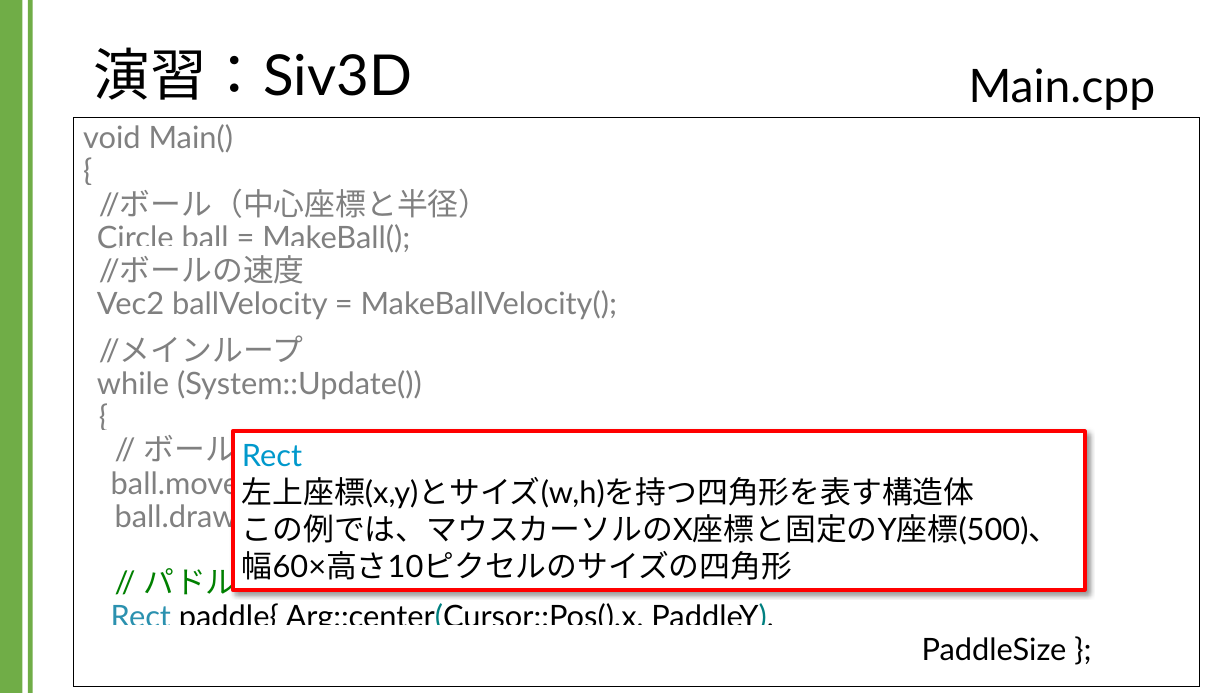
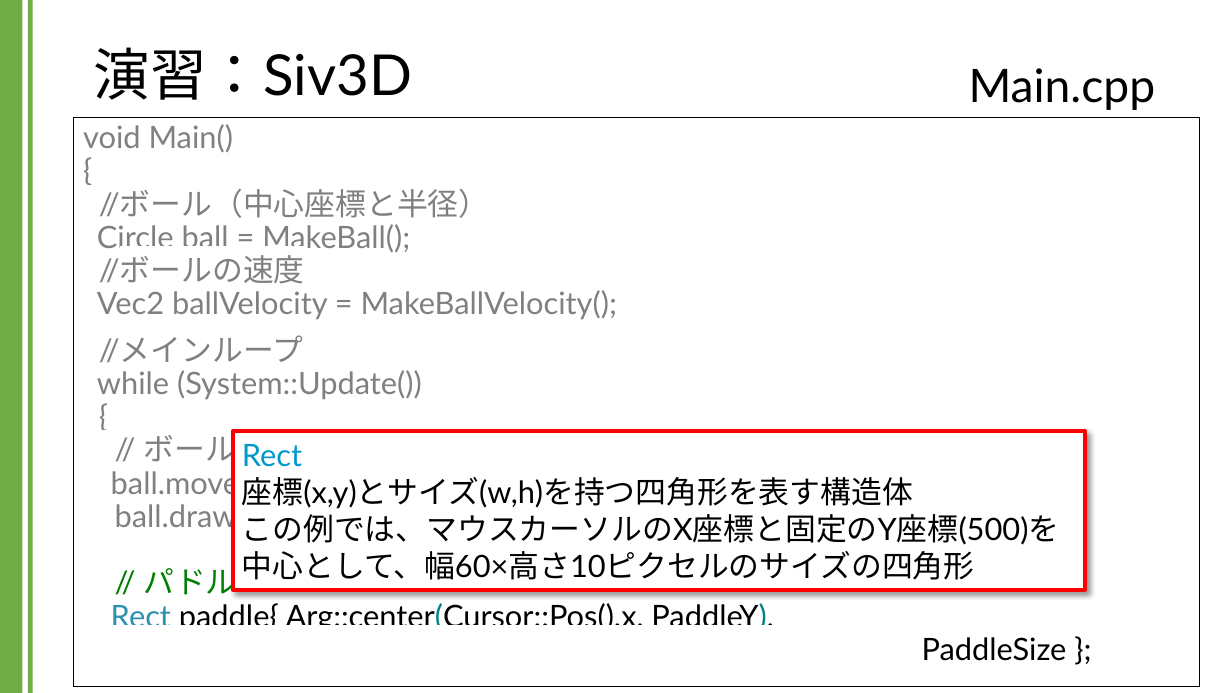
Before and after one commit to kic-murata/cpp2024, a slide deck: slide 36 of 授業資料/演習課題：Siv3D.pptx (slide 34 before the commit). Drawn at 1232x693 pixels with LibreOffice and Linux fonts; fonts in the diff are those of the drawing; background and template pictures are left out. Boxes give left, top, right and bottom in pixels: in the first picture for what was removed or moved away, otherwise in the second. Text is boxed around its words. In the diff, an @@ line names an element or a change of style, - is before the commit and + after.

```diff
--- a/授業資料/演習課題：Siv3D.pptx
+++ b/授業資料/演習課題：Siv3D.pptx
@@ text in rectangle at [242, 444, 1060, 580]: text changed @@
-Rect
-左上座標(x,y)とサイズ(w,h)を持つ四角形を表す構造体
-この例では、マウスカーソルのX座標と固定のY座標(500)、
-幅60×高さ10ピクセルのサイズの四角形
+Rect
+座標(x,y)とサイズ(w,h)を持つ四角形を表す構造体
+この例では、マウスカーソルのX座標と固定のY座標(500)を
+中心として、幅60×高さ10ピクセルのサイズの四角形
```
Also in this commit, not shown: 3 other slides changed, 3 slides added.
